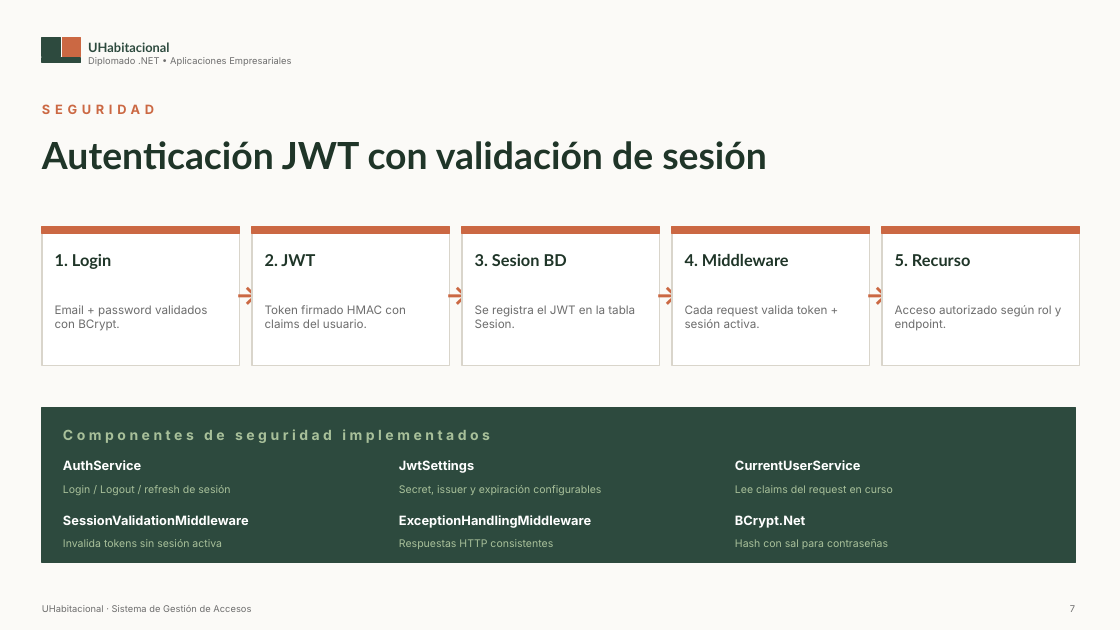
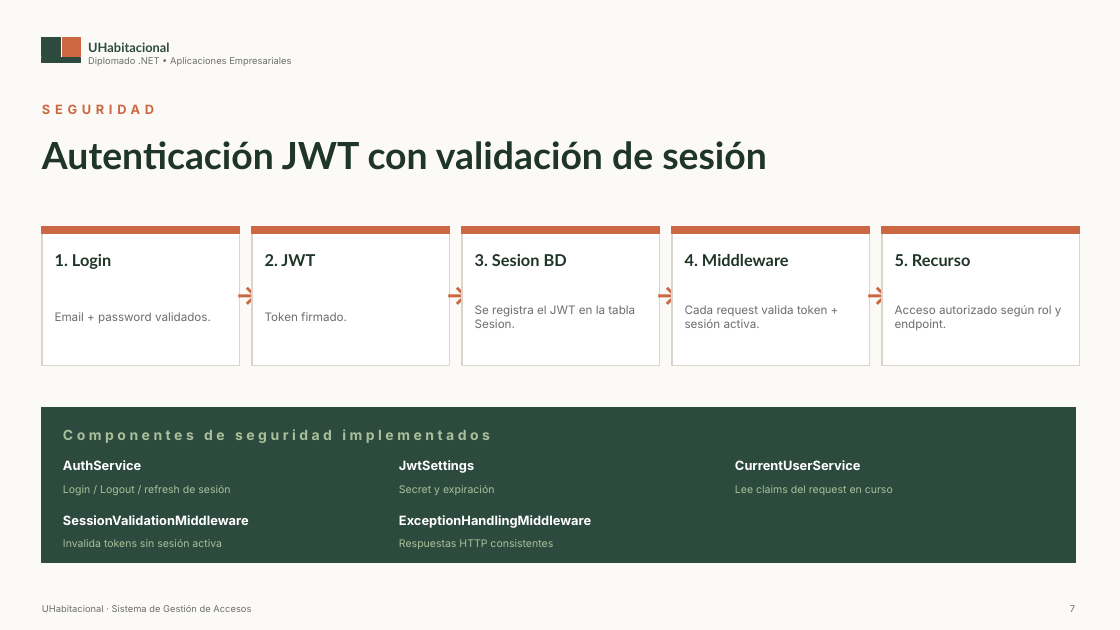
Before and after one commit to AlejandraEscobar3G/UHabitacional, a slide deck: slide 7 of UHabitacional_Presentacion.pptx. Drawn at 1120x630 pixels with LibreOffice and Linux fonts; fonts in the diff are those of the drawing. Boxes give left, top, right and bottom in pixels: in the first picture for what was removed or moved away, otherwise in the second. Text is boxed around its words. In the diff, an @@ line names an element or a change of style, - is before the commit and + after.

```diff
--- a/UHabitacional_Presentacion.pptx
+++ b/UHabitacional_Presentacion.pptx
@@ text at (55,312,211,324): text changed @@
-Email + password validados con BCrypt.
+Email + password validados.
@@ text at (265,312,347,321): text changed @@
-Token firmado HMAC con claims del usuario.
+Token firmado.
@@ text at (399,485,495,495): text changed @@
-Secret, issuer y expiración configurables
+Secret y expiración
@@ text removed at (735,515,805,528) @@
-BCrypt.Net
@@ text removed at (735,539,888,549) @@
-Hash con sal para contraseñas
```
Also in this commit, not shown: 4 other slides changed, 1 slide removed, 7 other files.
